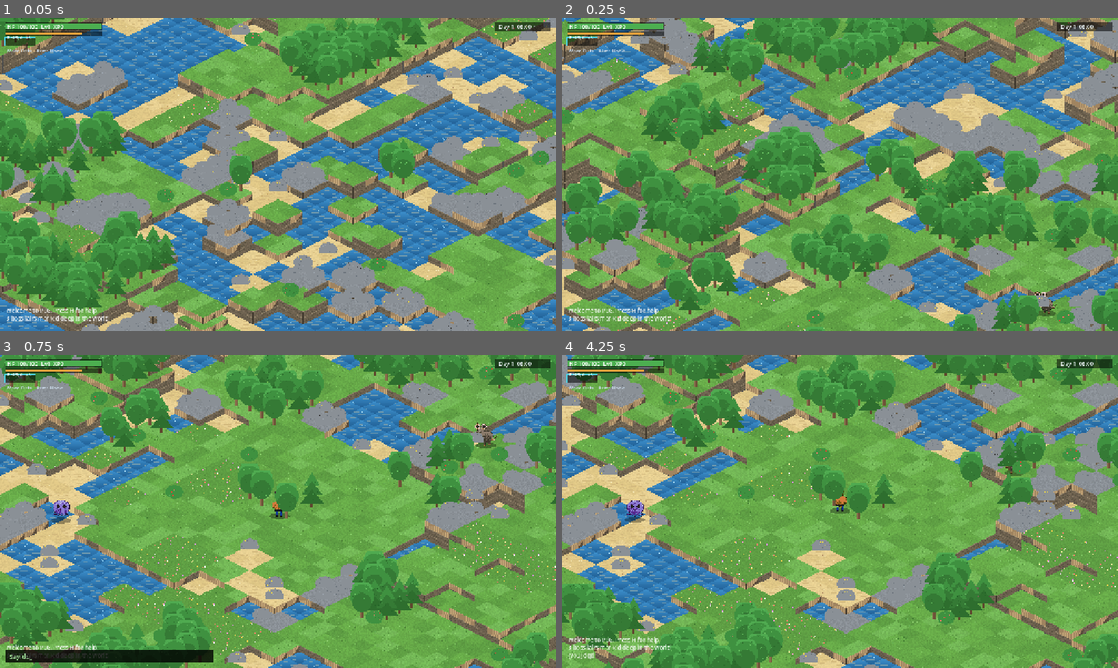
Above: before the commit, frames 1-4 (two rows, left to right).
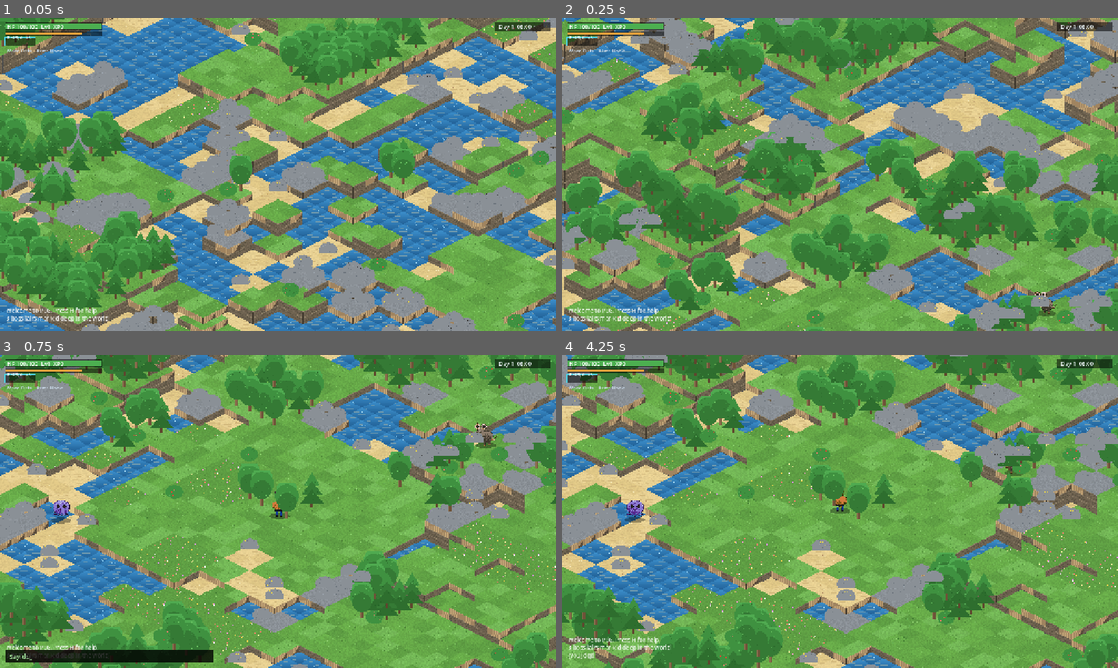
Above: after the commit, the same moments.

Repository: biggameking/PLG
Game: Godot game, scene res://scenes/main.tscn
Same seed, same stepped clock (60 frames per second), same inputs: the game is played once before the commit and once after it.
Inputs (mouse positions are in pixels of both pictures, inside the frame that each line leads up to):
- Up to frame 1 (0.05 s): no input
- Up to frame 2 (0.25 s): no input
- Up to frame 3 (0.75 s): tap Enter at 0.5 s; move the mouse to (400, 495) at 0.52 s; hold D (move_right) from 0.53 s (still down); hold Q (aim) from 0.53 s (still down); click (400, 495) at 0.67 s
- Up to frame 4 (4.25 s): release D (move_right) at 1.25 s; release Q (aim) at 1.25 s; drag from (728, 527) to (812, 574) at 1.27 s; move the mouse to (895, 442) at 2.02 s; hold D (move_right) 2.03-2.75 s; hold Tab (cycle_sphere) 2.03-2.75 s; tap Space (dodge) at 2.75 s; drag from (812, 574) to (673, 464) at 2.77 s; tap Enter at 3.5 s; move the mouse to (1006, 558) at 3.52 s; hold A (move_left) from 3.53 s (still down); hold Space (dodge) from 3.53 s (still down)

Frame 1 is identical in both runs. In frame 2, 3.4% of the frame differs, in the area x 0-99%, y 0-100%; in frame 3, 1.7%; in frame 4, 2.0%.

Commit message:
audit round 221: decor pool erased keys while iterating the dict
for key in pool_used + erase(key) skips entries mid-iteration in Godot —
recycled sprites could linger a refresh cycle. Iterate keys() snapshot.

Co-Authored-By: Devin AI <158243242+devin-ai-integration[bot]@users.noreply.github.com>

Diff:
--- a/src/main.gd
+++ b/src/main.gd
@@ -88,7 +88,7 @@
 			if d == World.Decor.NONE:
 				continue
 			need[x + y * 1000] = [d, x, y]
-	for key in pool_used:
+	for key in pool_used.keys(): # keys() snapshot: erase() while iterating skips entries
 		if not need.has(key):
 			var spr: Sprite2D = pool_used[key]
 			spr.hide()
